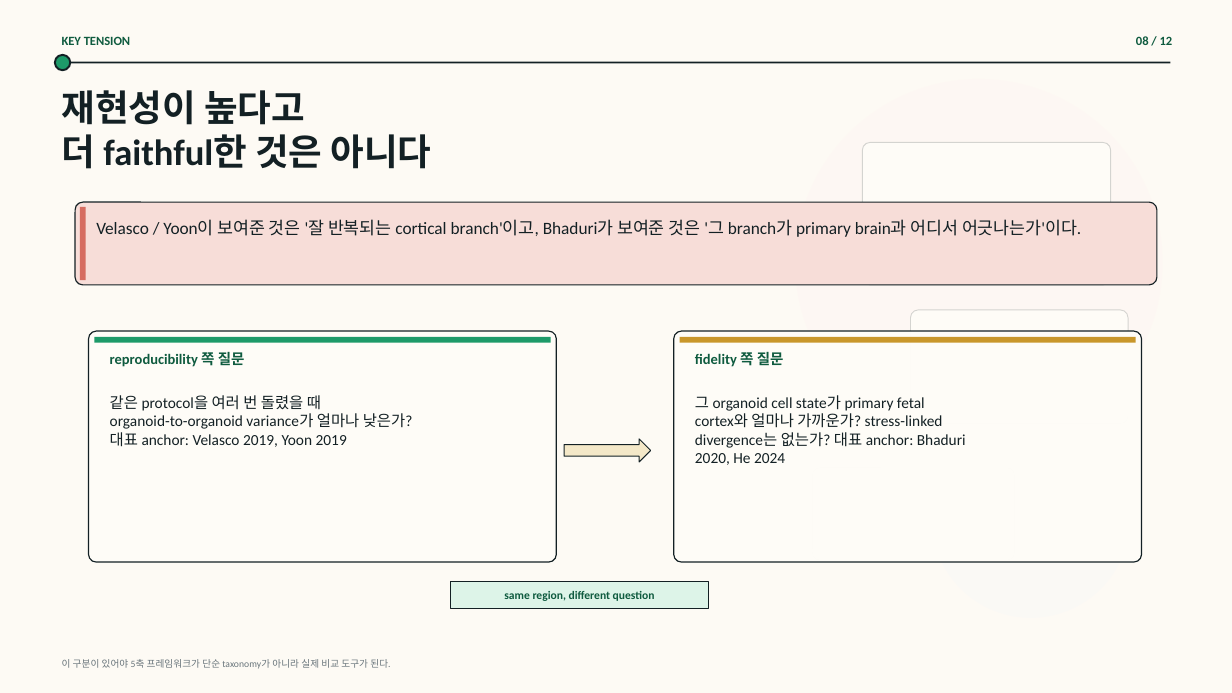
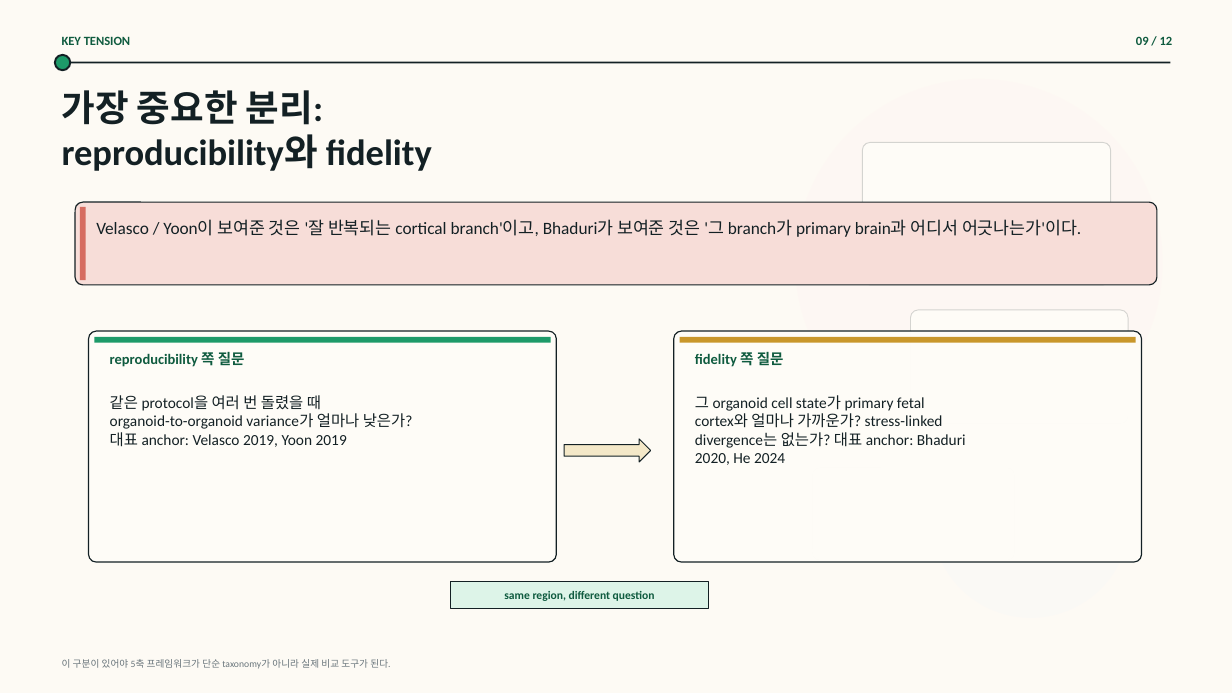
Before and after one commit to lewisdv/paperatlas, a slide deck: slide 9 of collections/organoid/presentation/brain-organoid-question-journey/outputs/output.pptx (slide 8 before the commit). Drawn at 1232x693 pixels with LibreOffice and Linux fonts; fonts in the diff are those of the drawing; background and template pictures are left out. Boxes give left, top, right and bottom in pixels: in the first picture for what was removed or moved away, otherwise in the second. Text is boxed around its words. In the diff, an @@ line names an element or a change of style, - is before the commit and + after.

```diff
--- a/collections/organoid/presentation/brain-organoid-question-journey/outputs/output.pptx
+++ b/collections/organoid/presentation/brain-organoid-question-journey/outputs/output.pptx
@@ text at bbox=[1136, 36, 1173, 45]: text changed @@
-08 / 12
+09 / 12
@@ text at bbox=[62, 90, 432, 171]: text changed @@
-재현성이 높다고
-더 faithful한 것은 아니다
+가장 중요한 분리:
+reproducibility와 fidelity
```
Also in this commit, not shown: 5 other slides changed, 6 slides added, 6 slides removed, 1 other file.
